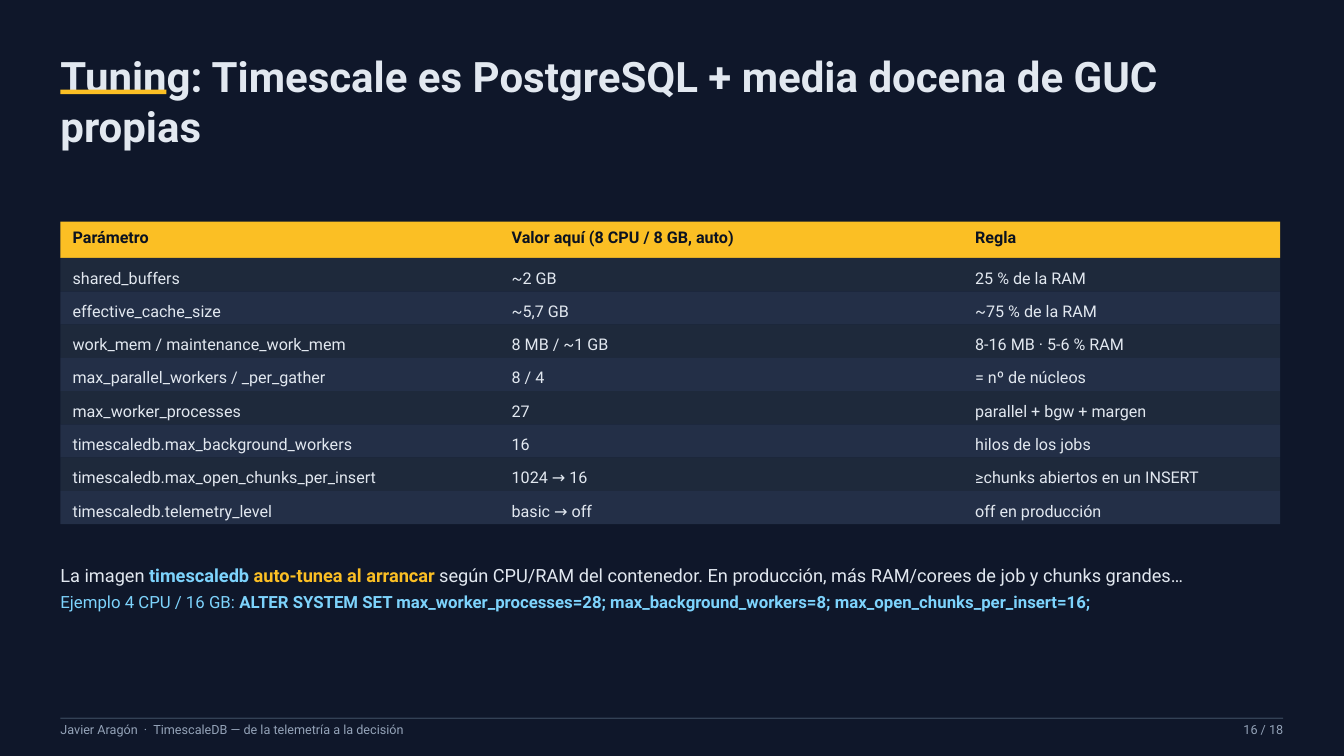
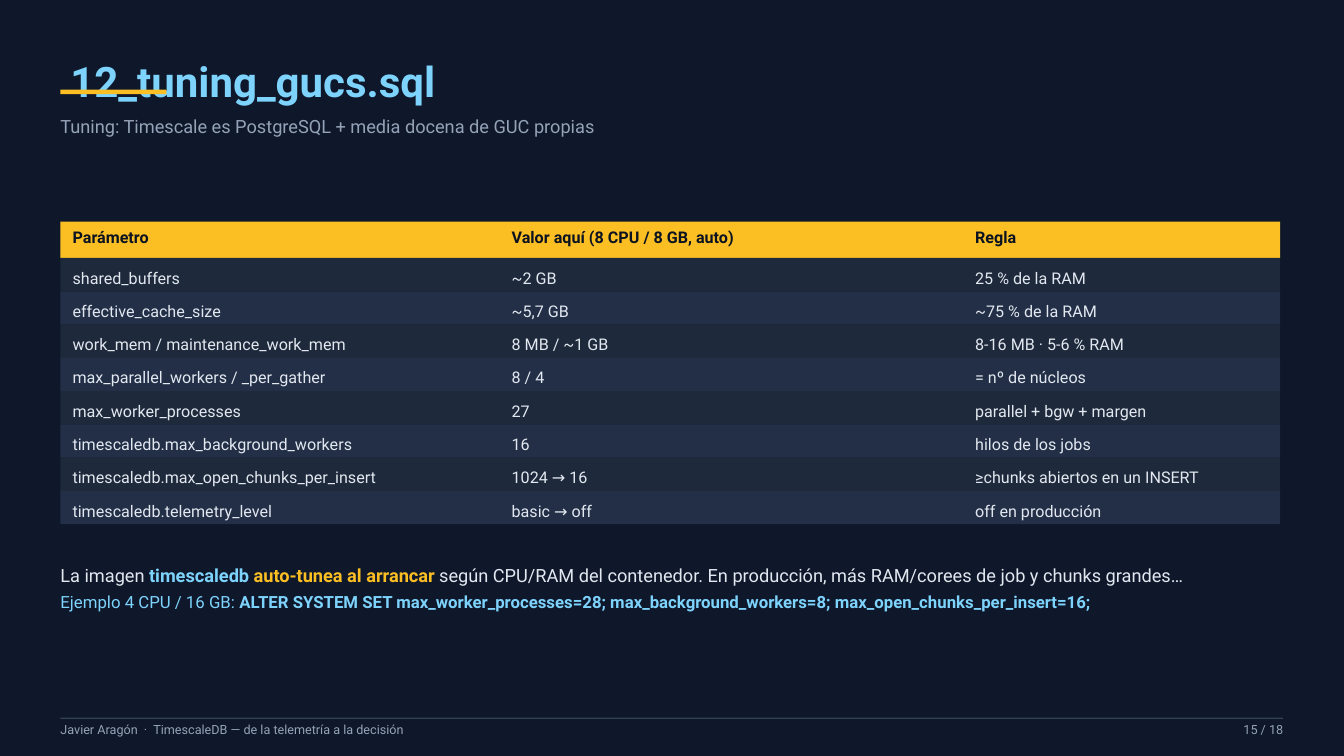
Before and after one commit to xavipuerto/autometrics-demo, a slide deck: slide 15 of presentacion/TimescaleDB-PPT-Javier.pptx (slide 16 before the commit). Drawn at 1344x756 pixels with LibreOffice and Linux fonts; fonts in the diff are those of the drawing. Boxes give left, top, right and bottom in pixels: in the first picture for what was removed or moved away, otherwise in the second. Text is boxed around its words. In the diff, an @@ line names an element or a change of style, - is before the commit and + after.

```diff
--- a/presentacion/TimescaleDB-PPT-Javier.pptx
+++ b/presentacion/TimescaleDB-PPT-Javier.pptx
@@ text added at <box>70,65,435,106</box>, 30 pt, text #7DD3FC, bold @@
+12_tuning_gucs.sql
@@ text "Tuning: Timescale es PostgreSQL + ...": place and size @@
-text "Tuning: Timescale es PostgreSQL + ..." at <box>60,60,1158,151</box>
+text "Tuning: Timescale es PostgreSQL + ..." at <box>60,119,594,137</box>
@@ text "Tuning: Timescale es PostgreSQL + ..." at <box>60,119,594,137</box>: size 30 to 13 pt, text colour #E2E8F0 to #94A3B8, bold off @@
@@ text at <box>1243,725,1283,734</box>: text changed @@
-16 / 18
+15 / 18
```
Also in this commit, not shown: 15 other slides changed, 1 other file.
